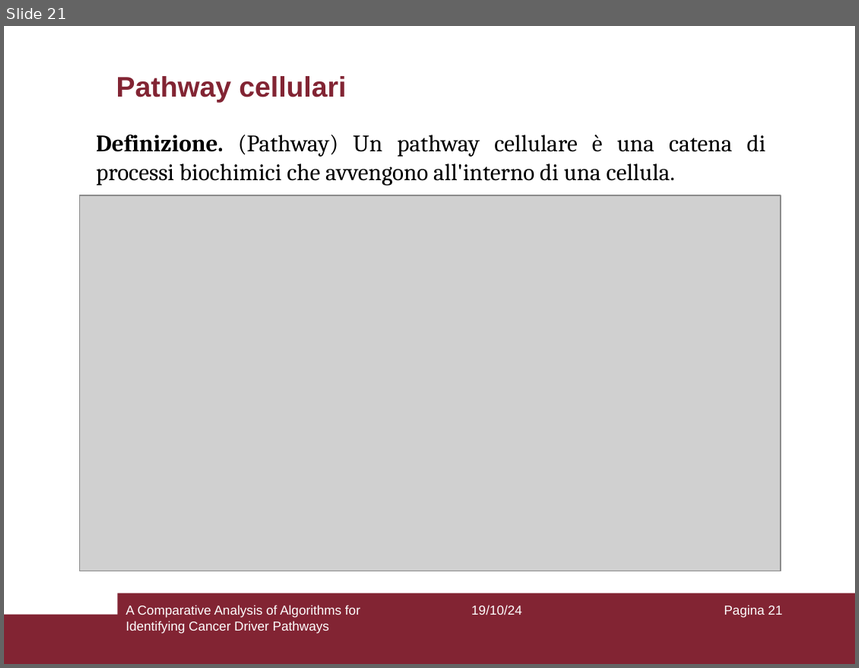
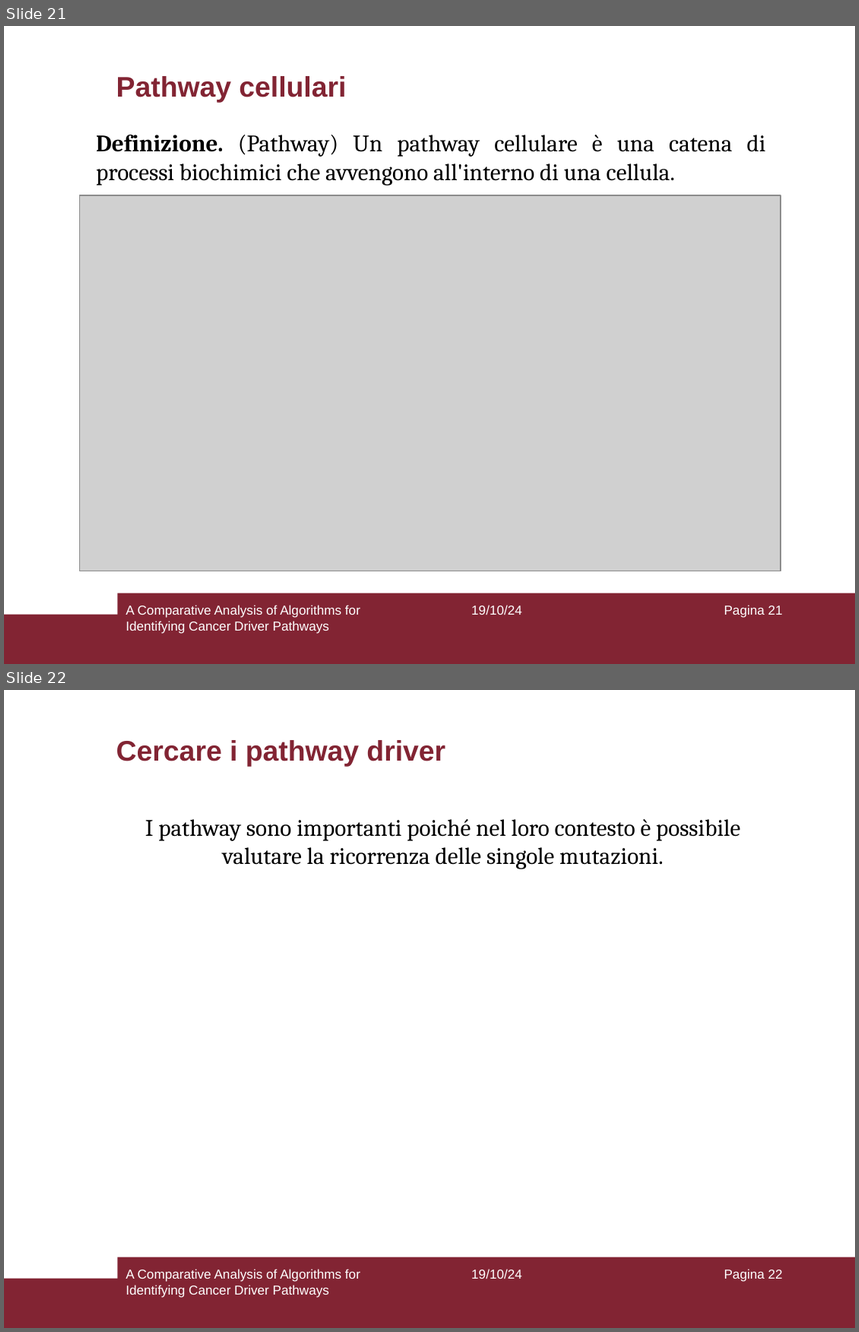
Before and after one commit to aflaag/bsc-thesis, a slide deck: presentation/slides.odp. Shown one above the other, each under a label of ours: slide 21 before the commit, slides 21 and 22 after it. The pictures are 859x668 and 859x1332 pixels, drawn with LibreOffice and Linux fonts; fonts in the diff are those of the drawing; grey boxes stand for pictures; background and template pictures are left out. Boxes give left, top, right and bottom in pixels: in the first picture for what was removed or moved away, otherwise in the second. Text is boxed around its words. In the diff, an @@ line names an element or a change of style, - is before the commit and + after.

```diff
--- a/presentation/slides.odp
+++ b/presentation/slides.odp
@@ slide 22 added at [4, 690, 855, 1328], background #FFFFFF; not listed: 2 template elements that a slide beside it also shows @@
@@ title added at [116, 740, 446, 766], 24 pt, text #822433, bold @@
+Cercare i pathway driver
@@ text added at [145, 819, 740, 869], 20 pt, text #000000 @@
+I pathway sono importanti poiché nel loro contesto è possibile valutare la ricorrenza delle singole mutazioni.
@@ text added at [126, 1269, 360, 1298], 11 pt, text #FFFFFF @@
+A Comparative Analysis of Algorithms for Identifying Cancer Driver Pathways
@@ text added at [471, 1269, 522, 1279], 11 pt, text #FFFFFF @@
+19/10/24
@@ page number added at [724, 1269, 783, 1282], 11 pt, text #FFFFFF @@
+Pagina 22
```
Also in this commit, not shown: 13 slides changed, 4 other slides added, 2 other files.
